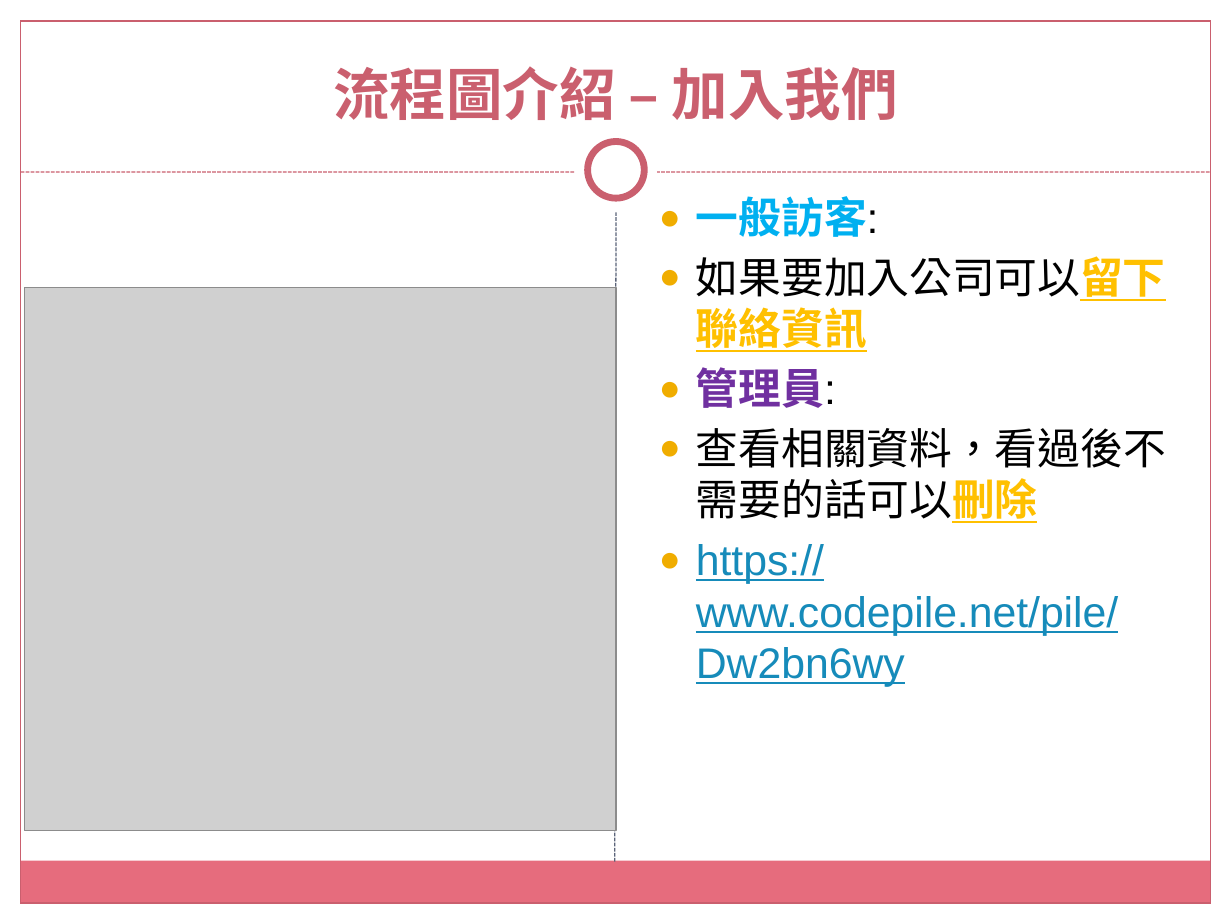
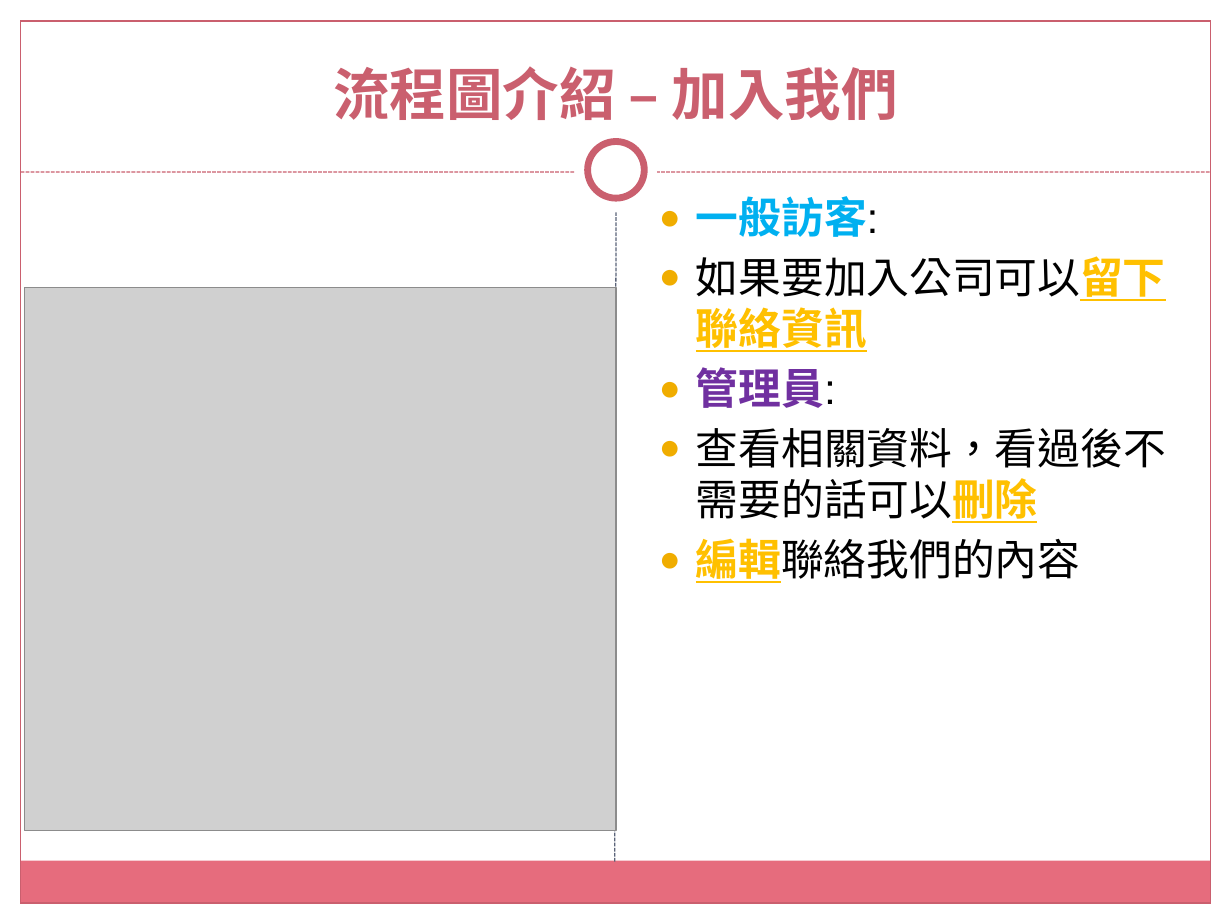
Before and after one commit to tsouleona/gitLab, a slide deck: slide 8 of small_project/data_project/沅淯駿營造有限公司.pptx. Drawn at 1232x924 pixels with LibreOffice and Linux fonts; fonts in the diff are those of the drawing; grey boxes stand for pictures; background and template pictures are left out. Boxes give left, top, right and bottom in pixels: in the first picture for what was removed or moved away, otherwise in the second. Text is boxed around its words. In the diff, an @@ line names an element or a change of style, - is before the commit and + after.

Commit message:
0725

```diff
--- a/small_project/data_project/沅淯駿營造有限公司.pptx
+++ b/small_project/data_project/沅淯駿營造有限公司.pptx
@@ text at bbox=[696, 538, 1080, 583]: text changed; text colour #168BBA to #000000 @@
-● https://www.codepile.net/pile/Dw2bn6wy
+● 編輯聯絡我們的內容
```
Also in this commit, not shown: 5 other slides changed.
